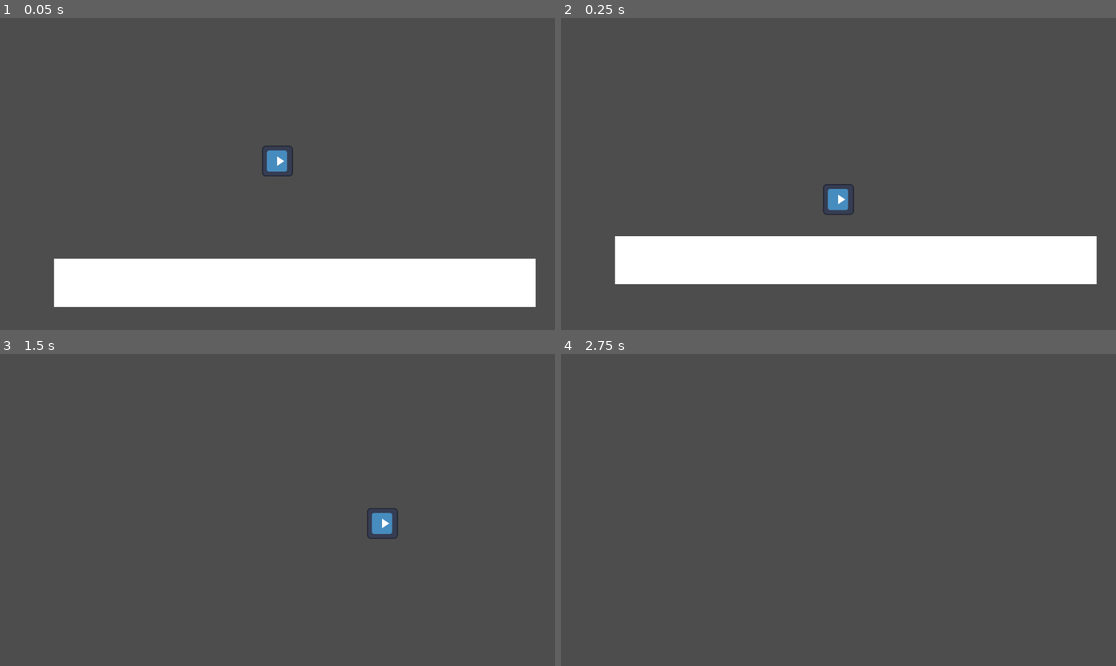
Above: before the commit, frames 1-4 (two rows, left to right).
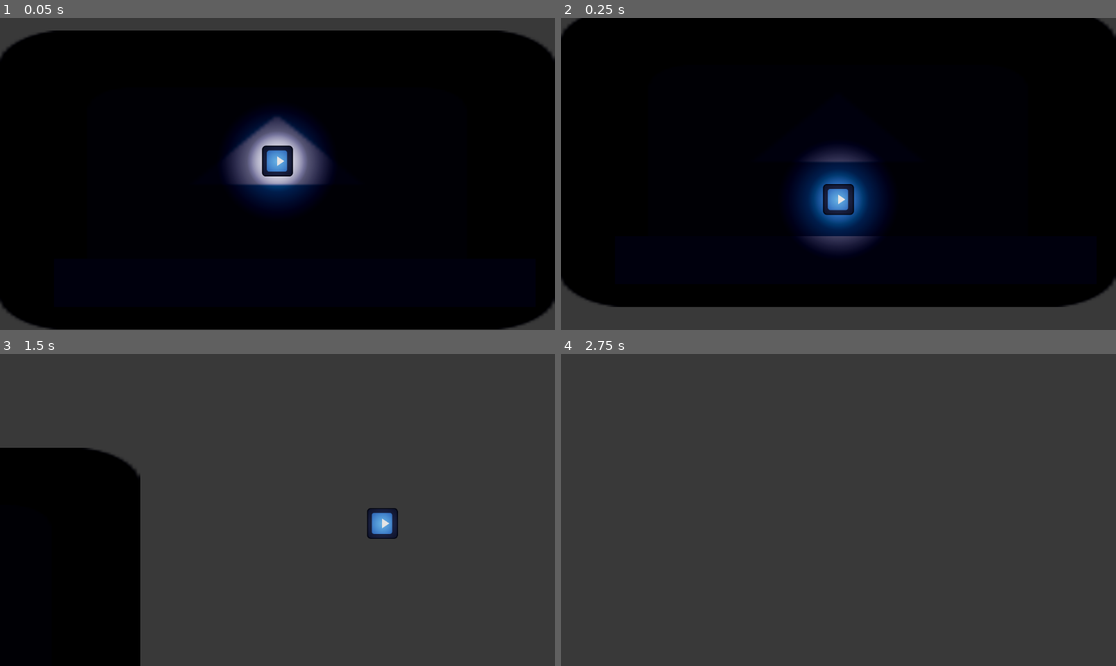
Above: after the commit, the same moments.

Repository: Awesum-Possum/OrbitalGameJam6
Game: Godot game, scene res://initial_scene.tscn
Two runs of this game, one before a commit and one after it. Both use one fixed random seed, a clock stepped at 60 frames per second and the inputs below. The engine's default icon, where the game draws it, is replaced by a stand-in: a white triangle on a blue panel in a dark square.
Inputs:
- Up to frame 1 (0.05 s): no input
- Up to frame 2 (0.25 s): no input
- Up to frame 3 (1.5 s): hold D (walk_right) from 0.53 s (still down); tap W (jump) at 0.77 s
- Up to frame 4 (2.75 s): tap W (jump) at 1.52 s; release D (walk_right) at 2.03 s; hold A (walk_left) from 2.03 s (still down)

The runs differ from the first frame. In frame 1, 95% of the frame differs, in the area x 0-100%, y 4-100%; in frame 2, 92%; in frame 3, 18%; in frame 4, less than 0.1%.

Commit message:
Setup point light

Diff:
--- a/initial_scene.tscn
+++ b/initial_scene.tscn
@@ -1,5 +1,6 @@
-[gd_scene load_steps=4 format=3 uid="uid://c62xka6a8jhtp"]
+[gd_scene load_steps=8 format=3 uid="uid://c62xka6a8jhtp"]
 
+[ext_resource type="Texture2D" uid="uid://rjyr661ehjad" path="res://icon.svg" id="1_tgnor"]
 [ext_resource type="PackedScene" uid="uid://csvwlhcc36hyr" path="res://player.tscn" id="1_v77as"]
 
 [sub_resource type="QuadMesh" id="QuadMesh_nh1hs"]
@@ -8,7 +9,26 @@
 [sub_resource type="RectangleShape2D" id="RectangleShape2D_fi7y5"]
 size = Vector2(999, 101)
 
+[sub_resource type="Gradient" id="Gradient_wvwlb"]
+offsets = PackedFloat32Array(0, 0.570895, 1)
+colors = PackedColorArray(0, 0, 0, 1, 0.451493, 0.451493, 0.451493, 1, 1, 1, 1, 1)
+
+[sub_resource type="GradientTexture2D" id="GradientTexture2D_b2w4r"]
+gradient = SubResource("Gradient_wvwlb")
+
+[sub_resource type="Environment" id="Environment_dstd6"]
+background_mode = 3
+tonemap_mode = 3
+tonemap_white = 4.75
+adjustment_enabled = true
+adjustment_color_correction = SubResource("GradientTexture2D_b2w4r")
+
 [node name="Node2D" type="Node2D"]
+
+[node name="Background" type="Sprite2D" parent="."]
+position = Vector2(574, 315.5)
+scale = Vector2(9.03125, 4.85156)
+texture = ExtResource("1_tgnor")
 
 [node name="Player" parent="." instance=ExtResource("1_v77as")]
 position = Vector2(575, 302)
@@ -24,3 +44,9 @@
 [node name="CollisionShape2D" type="CollisionShape2D" parent="Platform"]
 position = Vector2(-0.5, 1.5)
 shape = SubResource("RectangleShape2D_fi7y5")
+
+[node name="Darkness" type="CanvasModulate" parent="."]
+color = Color(0.0392157, 0.0352941, 0.152941, 1)
+
+[node name="WorldEnvironment" type="WorldEnvironment" parent="."]
+environment = SubResource("Environment_dstd6")
--- a/player.tscn
+++ b/player.tscn
@@ -1,7 +1,8 @@
-[gd_scene load_steps=4 format=3 uid="uid://csvwlhcc36hyr"]
+[gd_scene load_steps=5 format=3 uid="uid://csvwlhcc36hyr"]
 
 [ext_resource type="Script" path="res://player.gd" id="1_7gc77"]
 [ext_resource type="Texture2D" uid="uid://rjyr661ehjad" path="res://icon.svg" id="2_y2blq"]
+[ext_resource type="Texture2D" uid="uid://bq57pdleblw15" path="res://assets/light.webp" id="3_hqus6"]
 
 [sub_resource type="RectangleShape2D" id="RectangleShape2D_qlrpt"]
 size = Vector2(63, 63)
@@ -21,3 +22,19 @@
 
 [node name="Camera2D" type="Camera2D" parent="."]
 position_smoothing_enabled = true
+
+[node name="Light" type="Node2D" parent="."]
+position = Vector2(0, -32)
+metadata/_edit_group_ = true
+
+[node name="TextureLight" type="PointLight2D" parent="Light"]
+energy = 0.7
+texture = ExtResource("3_hqus6")
+
+[node name="Shadow" type="PointLight2D" parent="Light"]
+energy = 0.5
+shadow_enabled = true
+shadow_filter = 1
+shadow_filter_smooth = 3.0
+texture = ExtResource("3_hqus6")
+texture_scale = 0.5
Binary file added: assets/light.webp
Not shown, added: assets/light.webp.import
